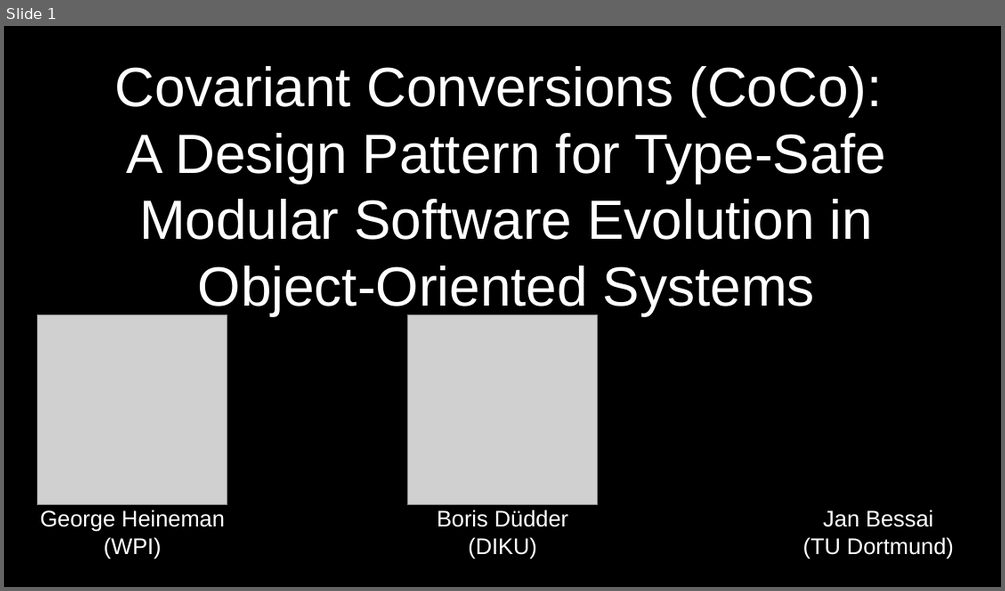
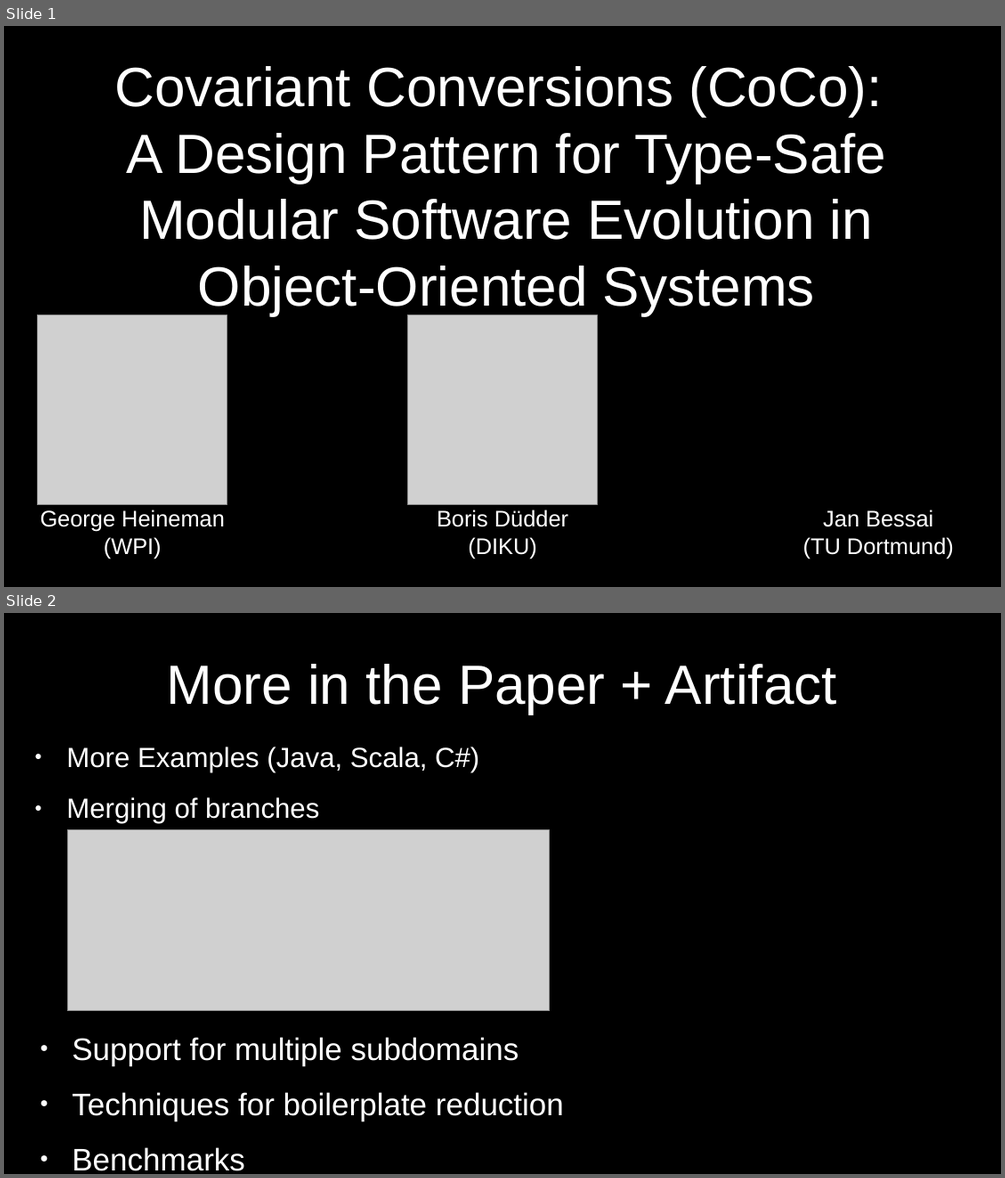
Before and after one commit to JanBessai/ecoop-coco-presentation, a slide deck: slides/slides.odp. Shown one above the other, each under a label of ours: slide 1 before the commit, slides 1 and 2 after it. The pictures are 1005x591 and 1005x1178 pixels, drawn with LibreOffice and Linux fonts; fonts in the diff are those of the drawing; grey boxes stand for pictures. Boxes give left, top, right and bottom in pixels: in the first picture for what was removed or moved away, otherwise in the second. Text is boxed around its words. In the diff, an @@ line names an element or a change of style, - is before the commit and + after.

Commit message:
Add "More" slide

```diff
--- a/slides/slides.odp
+++ b/slides/slides.odp
@@ slide 2 added at box(4, 613, 1001, 1174), background #000000 @@
@@ title added at box(167, 664, 837, 714), 44 pt, text #FFFFFF @@
+More in the Paper + Artifact
@@ text added at box(66, 747, 479, 824), 22.1 pt, text #FFFFFF @@
+● More Examples (Java, Scala, C#)
+● Merging of branches
@@ picture added at box(67, 830, 550, 1011) @@
@@ text added at box(72, 1037, 564, 1171), 24.8 pt, text #FFFFFF @@
+● Support for multiple subdomains
+● Techniques for boilerplate reduction
+● Benchmarks
```
Also in this commit, not shown: 1 other file.
